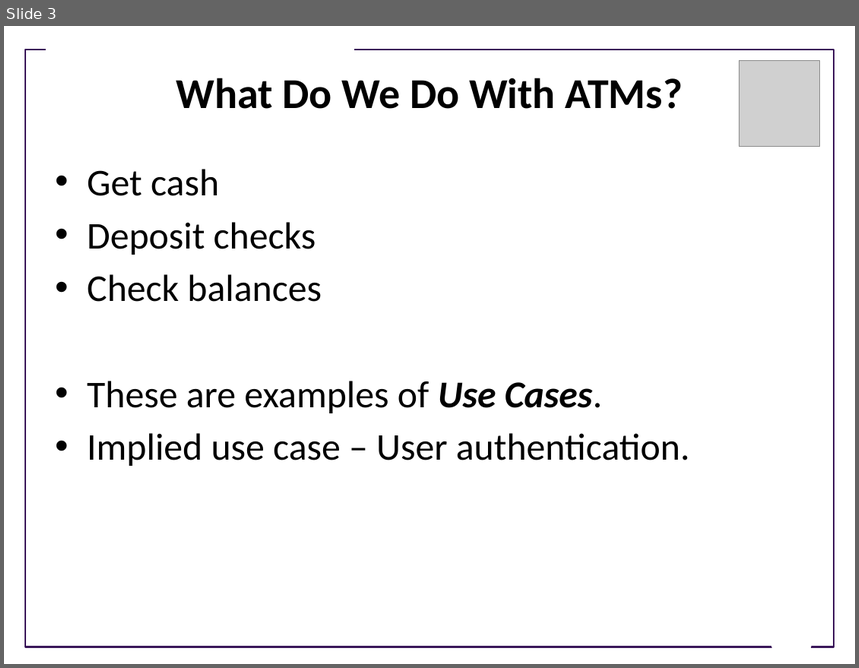
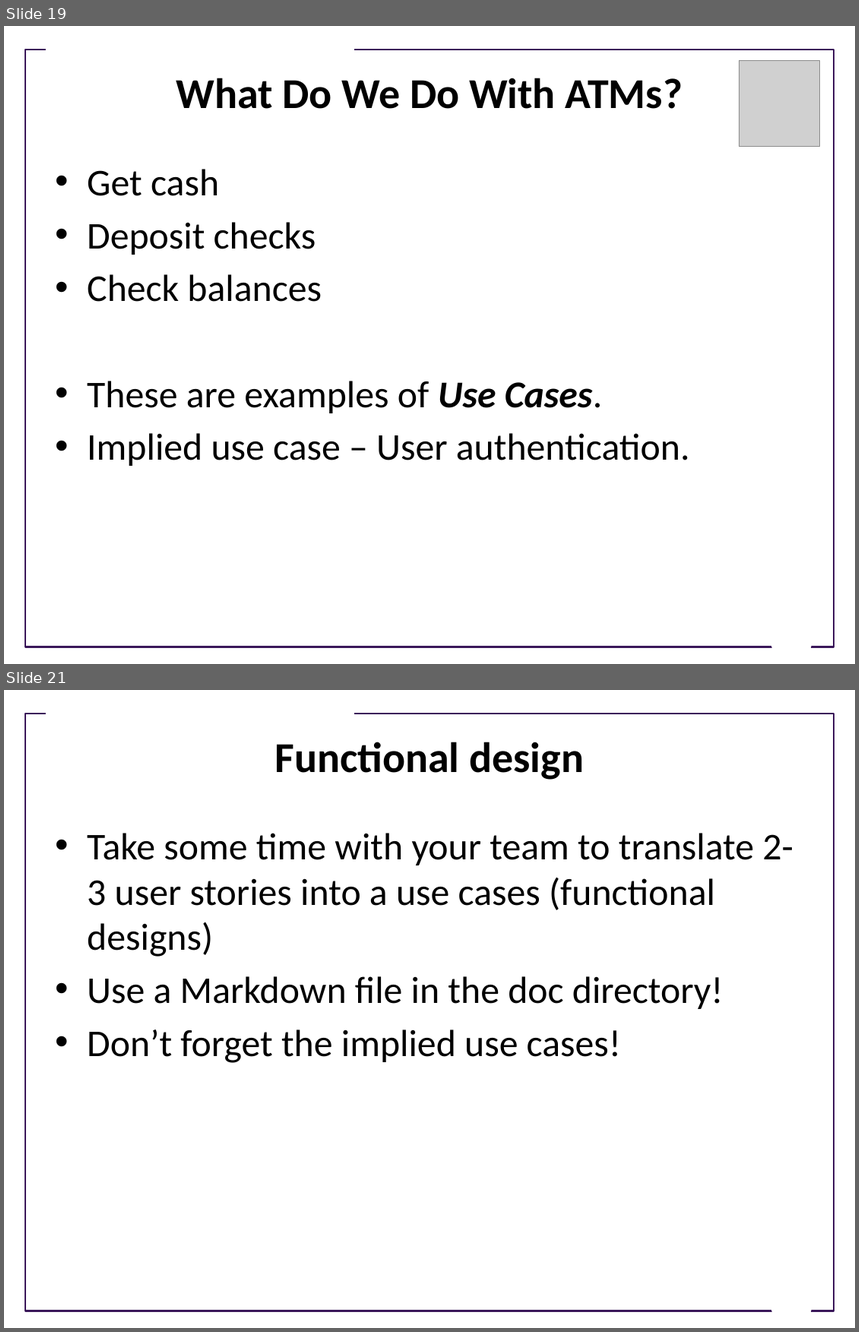
Before and after one commit to UWDIRECT/UWDIRECT.github.io, a slide deck: Wi22_content/SEDS/Use_cases.pptx. Shown one above the other, each under a label of ours: slide 3 before the commit, slides 19 and 21 after it; the slides between them are not shown. The pictures are 859x668 and 859x1332 pixels, drawn with LibreOffice and Linux fonts; fonts in the diff are those of the drawing; grey boxes stand for pictures; background and template pictures are left out. Boxes give left, top, right and bottom in pixels: in the first picture for what was removed or moved away, otherwise in the second. Text is boxed around its words. In the diff, an @@ line names an element or a change of style, - is before the commit and + after.

```diff
--- a/Wi22_content/SEDS/Use_cases.pptx
+++ b/Wi22_content/SEDS/Use_cases.pptx
@@ slide 21 added at box(4, 690, 855, 1328), background #FFFFFF; not listed: 3 template elements that a slide beside it also shows @@
@@ title added at box(275, 742, 584, 780), 36 pt, text #000000, bold @@
+Functional design
@@ text added at box(87, 833, 793, 1063), 32 pt, text #000000 @@
+• Take some time with your team to translate 2-3 user stories into a use cases (functional designs)
+• Use a Markdown file in the doc directory!
+• Don’t forget the implied use cases!
@@ what was slide 3 is now slide 19 @@
```
Also in this commit, not shown: 2 slides changed, 28 other slides added, 2 slides removed.
